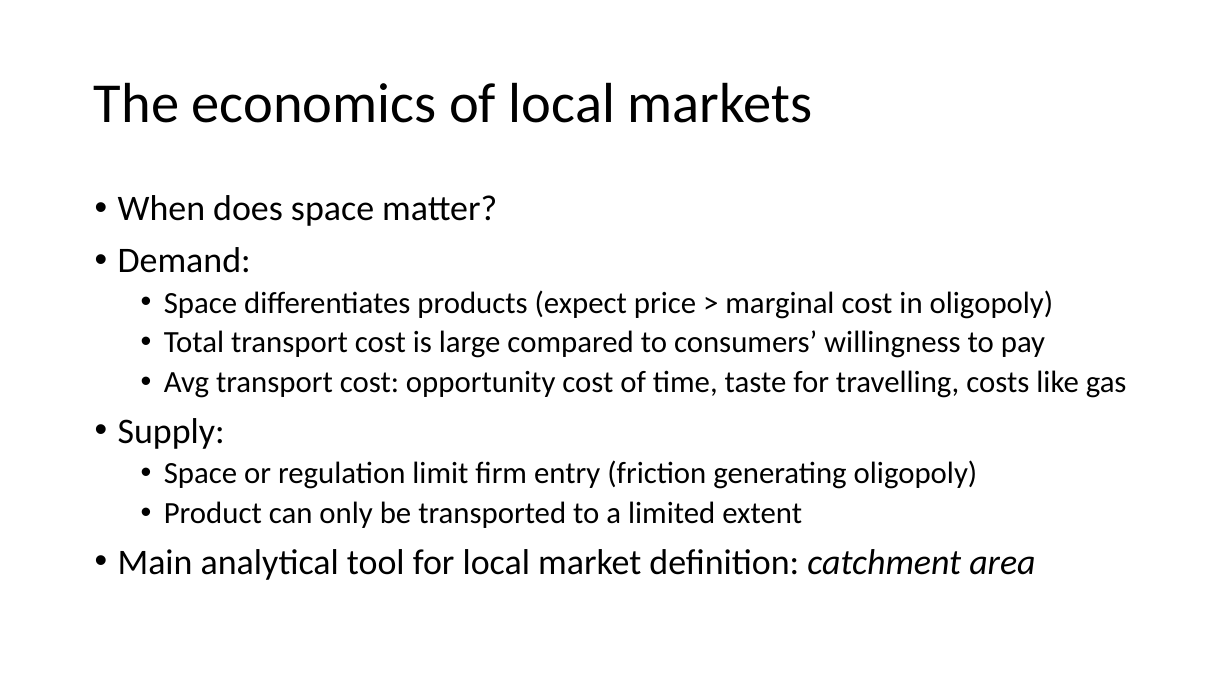
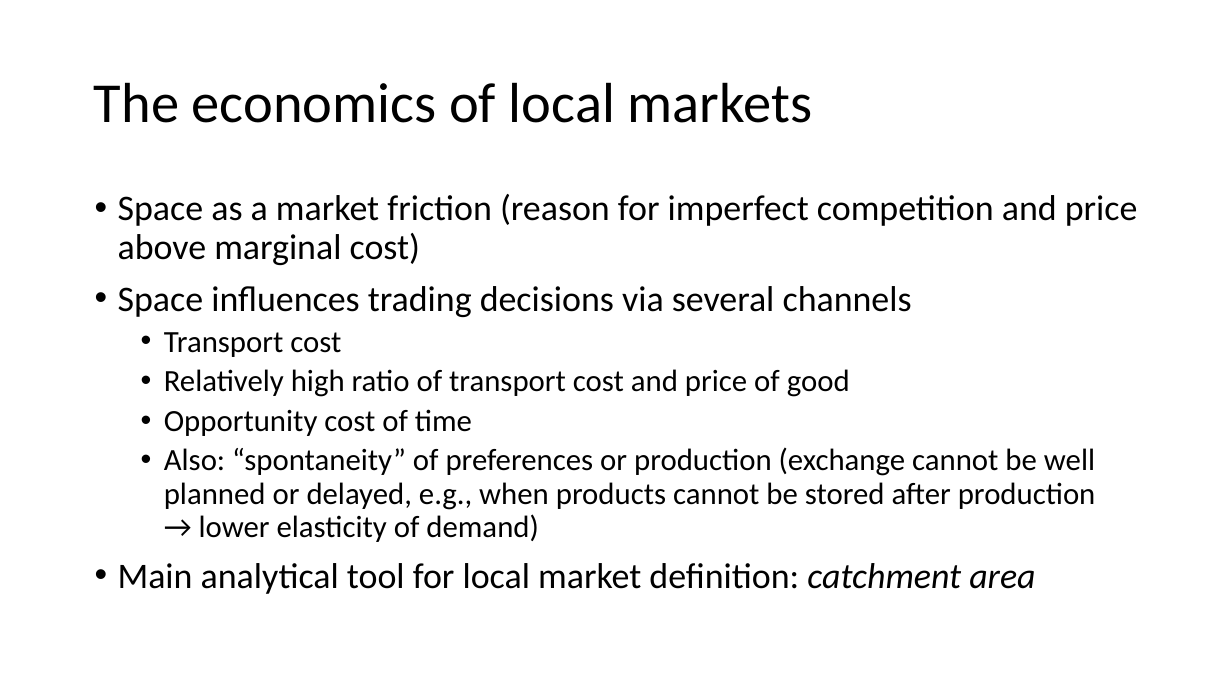
Before and after one commit to moritz-schwarz/website, a slide deck: slide 5 of resources/slides.pptx. Drawn at 1232x693 pixels with LibreOffice and Linux fonts; fonts in the diff are those of the drawing. Boxes give left, top, right and bottom in pixels: in the first picture for what was removed or moved away, otherwise in the second. Text is boxed around its words. In the diff, an @@ line names an element or a change of style, - is before the commit and + after.

```diff
--- a/resources/slides.pptx
+++ b/resources/slides.pptx
@@ text at [118, 194, 1138, 542]: text changed @@
-• When does space matter?
-• Demand:
-  • Space differentiates products (expect price > marginal cost in oligopoly)
-  • Total transport cost is large compared to consumers’ willingness to pay
-  • Avg transport cost: opportunity cost of time, taste for travelling, costs like gas
-• Supply:
-  • Space or regulation limit firm entry (friction generating oligopoly)
-  • Product can only be transported to a limited extent
+• Space as a market friction (reason for imperfect competition and price above marginal cost)
+• Space influences trading decisions via several channels
+  • Transport cost
+  • Relatively high ratio of transport cost and price of good
+  • Opportunity cost of time
+  • Also: “spontaneity” of preferences or production (exchange cannot be well planned or delayed, e.g., when products cannot be stored after production
+    → lower elasticity of demand)
```
Also in this commit, not shown: 14 other slides changed, 7 slides removed, 1 other file.
